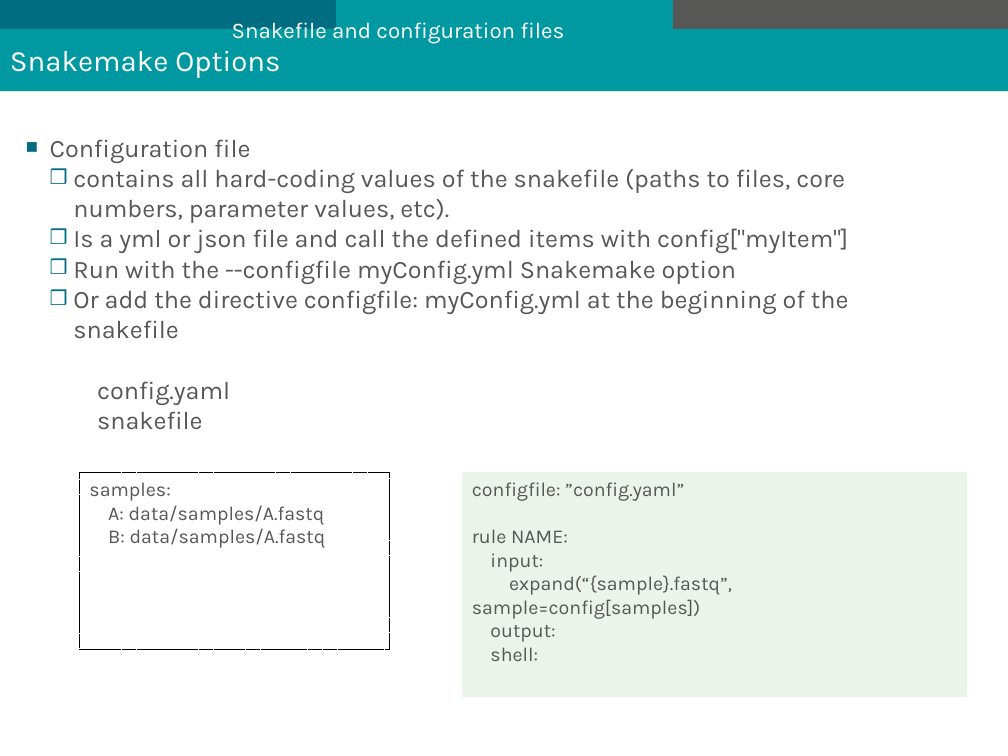
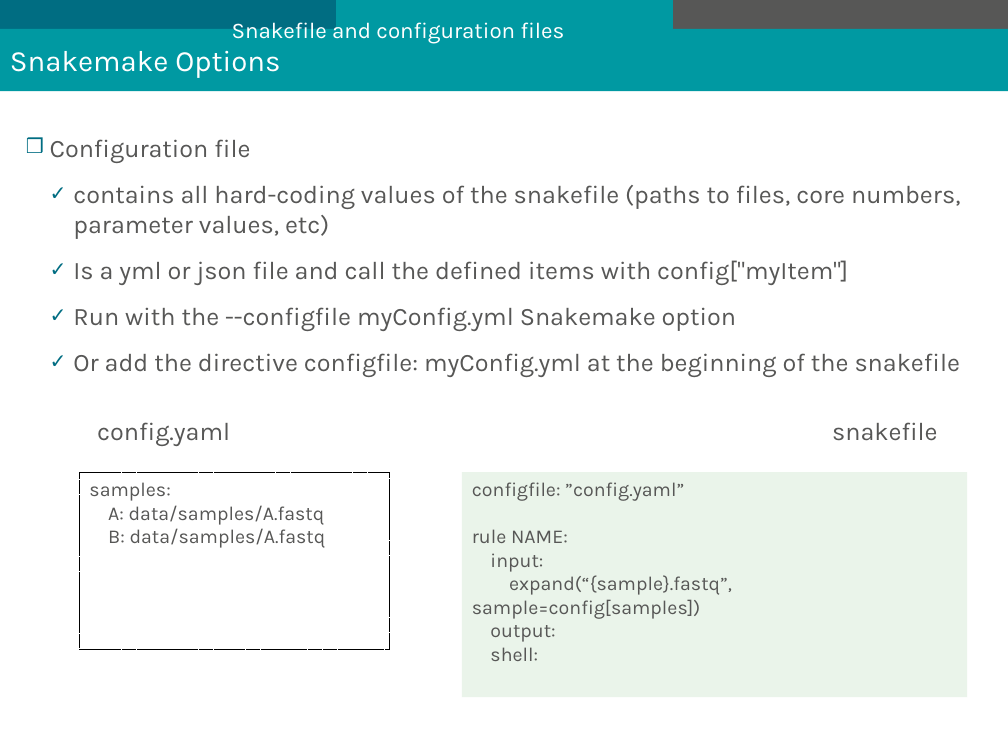
Before and after one commit to mesocentre-clermont-auvergne/formation_fair, a slide deck: slide 16 of fair_environnement/snakemake_cours/introduction_snakemake.odp (slide 15 before the commit). Drawn at 1008x756 pixels with LibreOffice and Linux fonts; fonts in the diff are those of the drawing; background and template pictures are left out. Boxes give left, top, right and bottom in pixels: in the first picture for what was removed or moved away, otherwise in the second. Text is boxed around its words. In the diff, an @@ line names an element or a change of style, - is before the commit and + after.

```diff
--- a/fair_environnement/snakemake_cours/introduction_snakemake.odp
+++ b/fair_environnement/snakemake_cours/introduction_snakemake.odp
@@ text at (x1=50, y1=139, x2=960, y2=377): bullet ■ to ❒; more space between paragraphs; bullet ❒ to ✓ @@
@@ text at (x1=73, y1=185, x2=960, y2=239): text changed @@
-  ❒ contains all hard-coding values of the snakefile (paths to files, core numbers, parameter values, etc).
+  ✓ contains all hard-coding values of the snakefile (paths to files, core numbers, parameter values, etc)
```
Also in this commit, not shown: 15 other slides changed, 1 slide added, 1 other file.
